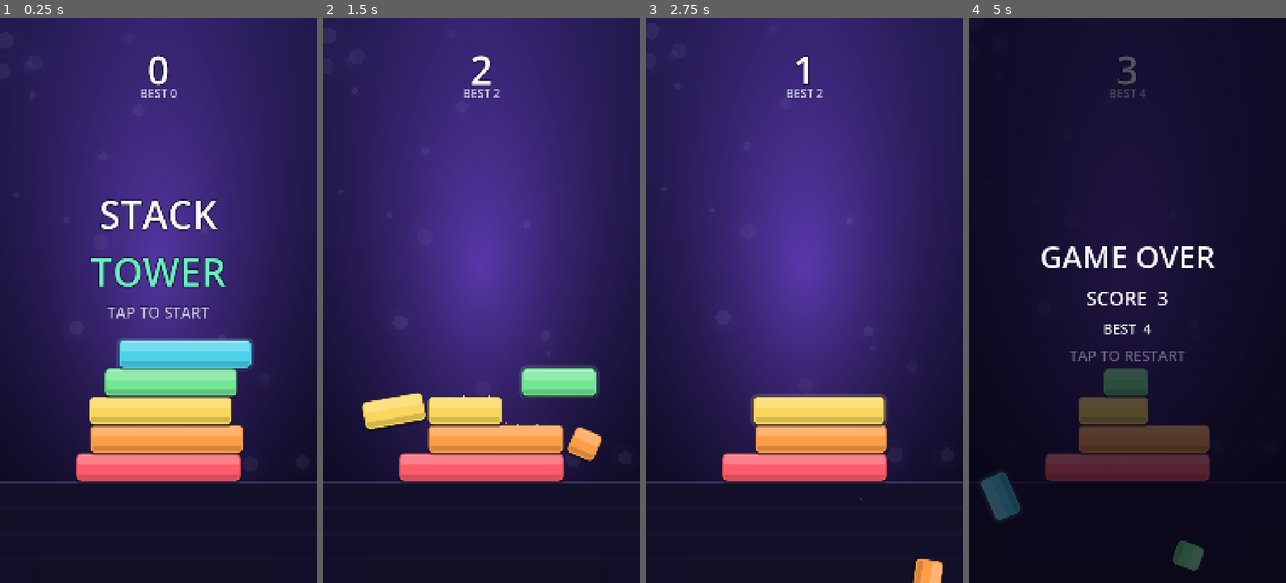
Above: before the commit, frames 1-4 (left to right).
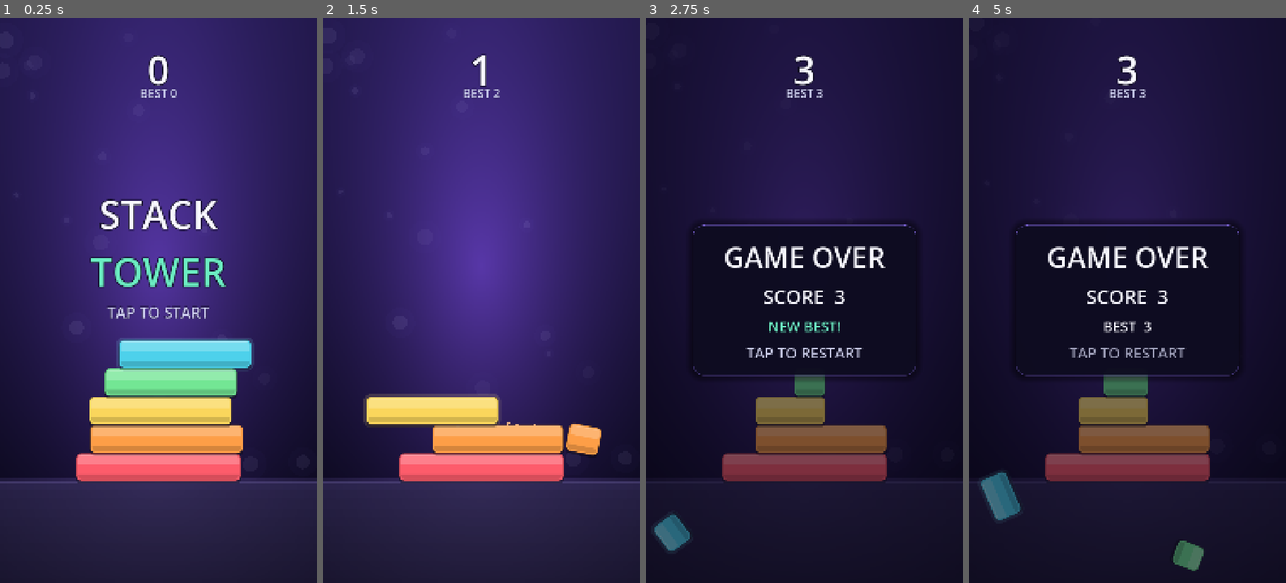
Above: after the commit, the same moments.

Repository: Xphinx-X/stack-tower
Game: Godot game, scene res://main.tscn
The game is run twice, just before and just after one commit, with the same random seed, the same clock (stepped at 60 frames per second) and the same inputs.
Inputs (mouse positions are in pixels of both pictures, inside the frame that each line leads up to):
- Up to frame 1 (0.25 s): no input
- Up to frame 2 (1.5 s): tap Enter at 0.5, 0.6, 1.25, 1.35 s; move the mouse to (551, 272) at 0.52 s; click (551, 272) at 0.67 s; tap Space at 0.77 s; move the mouse to (418, 328) at 1.27 s; click (418, 328) at 1.42 s
- Up to frame 3 (2.75 s): tap Space at 1.52 s; tap Enter at 2, 2.1 s; move the mouse to (836, 176) at 2.02 s; click (836, 176) at 2.17 s
- Up to frame 4 (5 s): tap Enter at 2.75, 2.85, 3.5, 3.6, 4.35 s; move the mouse to (1111, 413) at 2.77 s; click (1111, 413) at 2.92 s; tap Space at 3.02, 3.77, 4.52 s; move the mouse to (1222, 385) at 3.52 s; click (1222, 385) at 3.67 s; move the mouse to (1032, 215) at 4.27 s; click (1032, 215) at 4.42 s

The runs differ from the first frame. In frame 1, 8.3% of the frame differs, in the area x 0-100%, y 81-95%; in frame 2, 11%; in frame 3, 73%, in the area x 0-100%, y 0-100%; in frame 4, 13%.

Commit message:
Polish visuals and make the first tap fair
- Game over now sits on a dark rounded card, so it stays readable over the
  tower; the screen dim moved to its own layer so the HUD text stays bright.
- Ground glow is a soft radial gradient instead of a hard-edged cone.
- Tap hints keep a 0.56..1.0 alpha pulse instead of fading to near-invisible.
- Tapping to start no longer insta-drops the first block at a random spot:
  the run begins and the player aims the first drop.
- CI stamps version/code (1000 + run number) and version/name (from the tag)
  so each build installs over the previous one.
- Added tests/screenshot.tscn, a dev harness that renders the game under a
  display and writes PNGs; README got screenshots and updated docs.

Diff:
--- a/scripts/game.gd
+++ b/scripts/game.gd
@@ -244,8 +244,9 @@
 
 	match state:
 		State.READY:
+			# Start the run without dropping: the first block is aimed by the
+			# player instead of landing wherever the title screen left it.
 			begin_play()
-			drop_block()
 		State.PLAYING:
 			drop_block()
 		State.GAMEOVER:
--- a/scripts/ground.gd
+++ b/scripts/ground.gd
@@ -4,33 +4,49 @@
 
 var width := 1080.0
 var depth := 600.0
-var body_color := Color(0.055, 0.05, 0.13)
-var edge_color := Color(0.45, 0.35, 0.75)
+var top_color := Color(0.10, 0.085, 0.20)
+var bottom_color := Color(0.012, 0.012, 0.04)
+
+var _glow: GradientTexture2D
 
 func setup(p_width: float, p_depth: float) -> void:
 	width = p_width
 	depth = p_depth
+	_glow = _make_glow()
 	queue_redraw()
 
 func _draw() -> void:
 	var half := width * 0.5
 
-	# Main slab.
-	draw_rect(Rect2(-half, 0.0, width, depth), body_color)
+	# Vertical gradient slab: picked up by the tower light at the top and
+	# melting into the background further down.
+	var steps := 32
+	var band := depth / float(steps)
+	for i in steps:
+		var t := float(i) / float(steps)
+		var c := top_color.lerp(bottom_color, pow(t, 0.55))
+		draw_rect(Rect2(-half, float(i) * band, width, band + 1.0), c)
 
-	# Light spilling from the tower base into the slab.
-	for i in 10:
-		var t := float(i) / 10.0
-		var a := 0.055 * (1.0 - t)
-		draw_rect(Rect2(-half, t * depth * 0.9, width, depth * 0.1), Color(edge_color.r, edge_color.g, edge_color.b, a))
+	# Soft elliptical glow spilling out of the tower base. Drawn from a radial
+	# gradient so there are no hard edges.
+	if _glow != null:
+		var cone_w := width * 1.1
+		var cone_h := depth * 0.9
+		draw_texture_rect(_glow, Rect2(-cone_w * 0.5, -8.0, cone_w, cone_h), false)
 
-	# Glowing lip.
-	draw_rect(Rect2(-half, 0.0, width, 4.0), Color(0.75, 0.66, 1.0, 0.22))
-	draw_rect(Rect2(-half, 0.0, width, 2.0), Color(1.0, 0.98, 1.0, 0.13))
+	# Glowing lip along the very top.
+	draw_rect(Rect2(-half, 0.0, width, 4.0), Color(0.70, 0.62, 1.0, 0.16))
+	draw_rect(Rect2(-half, 0.0, width, 1.5), Color(1.0, 1.0, 1.0, 0.16))
 
-	# Fade the sides so the slab melts into the background.
-	var fade_w := width * 0.12
-	for i in 8:
-		var a := 0.06 * (1.0 - float(i) / 8.0)
-		draw_rect(Rect2(-half + float(i) * (fade_w / 8.0), 0.0, fade_w / 8.0, depth), Color(body_color.r, body_color.g, body_color.b, a))
-		draw_rect(Rect2(half - float(i + 1) * (fade_w / 8.0), 0.0, fade_w / 8.0, depth), Color(body_color.r, body_color.g, body_color.b, a))
+func _make_glow() -> GradientTexture2D:
+	var gradient := Gradient.new()
+	gradient.set_color(0, Color(0.66, 0.54, 1.0, 0.20))
+	gradient.set_color(1, Color(0.66, 0.54, 1.0, 0.0))
+	var tex := GradientTexture2D.new()
+	tex.gradient = gradient
+	tex.fill = GradientTexture2D.FILL_RADIAL
+	tex.fill_from = Vector2(0.5, 0.0)
+	tex.fill_to = Vector2(0.5, 1.0)
+	tex.width = 128
+	tex.height = 128
+	return tex
--- a/scripts/hud.gd
+++ b/scripts/hud.gd
@@ -6,7 +6,7 @@
 const TEXT := Color(0.97, 0.97, 1.0)
 const OUTLINE := Color(0.04, 0.03, 0.10, 0.85)
 const ACCENT := Color(0.42, 0.93, 0.76)
-const DIM := Color(0.03, 0.02, 0.08, 0.68)
+const DIM := Color(0.03, 0.02, 0.08, 0.52)
 
 var _vs := Vector2(1080.0, 1920.0)
 var _s := 1.0
@@ -18,11 +18,14 @@
 var _title_tap: Label
 
 var _over_root: Control
+var _card: PanelContainer
 var _over_score: Label
 var _over_best: Label
 var _over_tap: Label
 
 var _flash: ColorRect
+var _dim_layer: CanvasLayer
+var _dim: ColorRect
 
 var _t := 0.0
 
@@ -32,7 +35,7 @@
 
 func _process(delta: float) -> void:
 	_t += delta
-	var pulse := 0.55 + 0.45 * sin(_t * 3.2)
+	var pulse := 0.78 + 0.22 * sin(_t * 3.2)
 	if is_instance_valid(_title_tap):
 		_title_tap.modulate.a = pulse
 	if is_instance_valid(_over_tap):
@@ -78,11 +81,16 @@
 	_over_best.add_theme_color_override("font_color", ACCENT if is_new_best else TEXT)
 	_over_root.visible = true
 	_over_root.modulate.a = 0.0
-	var tween := create_tween()
+	_dim_layer.visible = true
+	_dim.color = Color(DIM.r, DIM.g, DIM.b, 0.0)
+	var tween := create_tween()
+	tween.set_parallel(true)
 	tween.tween_property(_over_root, "modulate:a", 1.0, 0.22)
+	tween.tween_property(_dim, "color:a", DIM.a, 0.22)
 
 func hide_game_over() -> void:
 	_over_root.visible = false
+	_dim_layer.visible = false
 
 func flash(color: Color, peak: float) -> void:
 	_flash.color = Color(color.r, color.g, color.b, peak)
@@ -103,6 +111,17 @@
 # ------------------------------------------------------------------ internals
 
 func _build() -> void:
+	_dim_layer = CanvasLayer.new()
+	_dim_layer.layer = layer - 1
+	_dim_layer.visible = false
+	add_child(_dim_layer)
+
+	_dim = ColorRect.new()
+	_dim.set_anchors_and_offsets_preset(Control.PRESET_FULL_RECT)
+	_dim.color = Color(DIM.r, DIM.g, DIM.b, 0.0)
+	_dim.mouse_filter = Control.MOUSE_FILTER_IGNORE
+	_dim_layer.add_child(_dim)
+
 	_score = _make_label("0", 132, TEXT)
 	_score.set_anchors_and_offsets_preset(Control.PRESET_TOP_WIDE)
 	add_child(_score)
@@ -133,23 +152,40 @@
 	_over_root.visible = false
 	add_child(_over_root)
 
-	var dim := ColorRect.new()
-	dim.color = DIM
-	dim.set_anchors_and_offsets_preset(Control.PRESET_FULL_RECT)
-	dim.mouse_filter = Control.MOUSE_FILTER_IGNORE
-	_over_root.add_child(dim)
-
 	var over_center := CenterContainer.new()
 	over_center.set_anchors_and_offsets_preset(Control.PRESET_FULL_RECT)
 	over_center.mouse_filter = Control.MOUSE_FILTER_IGNORE
 	_over_root.add_child(over_center)
 
+	# A dark card keeps the panel readable no matter what is behind it.
+	_card = PanelContainer.new()
+	_card.mouse_filter = Control.MOUSE_FILTER_IGNORE
+	var card_style := StyleBoxFlat.new()
+	card_style.bg_color = Color(0.055, 0.048, 0.13, 0.94)
+	card_style.corner_radius_top_left = 36
+	card_style.corner_radius_top_right = 36
+	card_style.corner_radius_bottom_left = 36
+	card_style.corner_radius_bottom_right = 36
+	card_style.border_width_left = 2
+	card_style.border_width_right = 2
+	card_style.border_width_top = 2
+	card_style.border_width_bottom = 2
+	card_style.border_color = Color(0.58, 0.47, 1.0, 0.38)
+	card_style.content_margin_left = 48
+	card_style.content_margin_right = 48
+	card_style.content_margin_top = 44
+	card_style.content_margin_bottom = 44
+	card_style.shadow_color = Color(0.0, 0.0, 0.0, 0.5)
+	card_style.shadow_size = 26
+	_card.add_theme_stylebox_override("panel", card_style)
+	over_center.add_child(_card)
+
 	var over_box := VBoxContainer.new()
 	over_box.alignment = BoxContainer.ALIGNMENT_CENTER
-	over_box.add_theme_constant_override("separation", 24)
-	over_center.add_child(over_box)
-
-	over_box.add_child(_make_label("GAME OVER", 104, TEXT))
+	over_box.add_theme_constant_override("separation", 22)
+	_card.add_child(over_box)
+
+	over_box.add_child(_make_label("GAME OVER", 96, TEXT))
 	_over_score = _make_label("SCORE  0", 66, TEXT)
 	over_box.add_child(_over_score)
 	_over_best = _make_label("BEST  0", 48, Color(0.82, 0.83, 0.95))
@@ -191,6 +227,9 @@
 	_best.offset_top = _score.offset_bottom - int(16 * _s)
 	_best.offset_bottom = _best.offset_top + int(56 * _s)
 
+	if _card != null:
+		_card.custom_minimum_size = Vector2(760.0 * _s, 0.0)
+
 func _collect_labels(node: Node, out: Array[Label]) -> void:
 	for child in node.get_children():
 		if child is Label:
--- /dev/null
+++ b/tests/screenshot.gd
@@ -0,0 +1,70 @@
+extends Node
+
+## Dev helper: runs the real game under a display and saves PNG screenshots.
+##
+##   xvfb-run -a godot --path . --rendering-driver opengl3 --resolution 1080x1920 \
+##     res://tests/screenshot.tscn
+##
+## Output goes to $SHOT_DIR (default /tmp/opencode).
+
+const OUT_DIR := "/tmp/opencode"
+
+var _dir := OUT_DIR
+
+func _ready() -> void:
+	var env_dir := OS.get_environment("SHOT_DIR")
+	if not env_dir.is_empty():
+		_dir = env_dir
+
+	var game = load("res://main.tscn").instantiate()
+	add_child(game)
+	await _wait(8)
+	await _shot("title")
+
+	game.begin_play()
+	# A mix of perfect drops and small slices so the tower keeps some width.
+	for offset in [2.0, -22.0, 30.0, 2.0, -18.0, 24.0, 2.0, -20.0]:
+		if game.moving == null:
+			break
+		var prev = game.blocks[game.blocks.size() - 1]
+		game.moving.position.x = prev.position.x + offset
+		game.drop_block()
+		await _wait(5)
+	await _wait(6)
+	await _shot("playing")
+
+	if game.moving != null:
+		var prev = game.blocks[game.blocks.size() - 1]
+		game.moving.position.x = prev.position.x + 2.0
+		game.drop_block()
+		await _wait(1)
+		await _shot("perfect")
+
+	if game.moving != null:
+		var prev = game.blocks[game.blocks.size() - 1]
+		game.moving.position.x = prev.position.x + 55.0
+		await _wait(2)
+		await _shot("aiming")
+		game.drop_block()
+		await _wait(3)
+		await _shot("cut")
+
+	if game.moving != null:
+		game.moving.position.x = 9000.0
+		game.drop_block()
+		await _wait(24)
+		await _shot("gameover")
+
+	print("screenshots written to ", _dir)
+	get_tree().quit(0)
+
+func _wait(frames: int) -> void:
+	for i in frames:
+		await get_tree().process_frame
+
+func _shot(tag: String) -> void:
+	await RenderingServer.frame_post_draw
+	var img := get_viewport().get_texture().get_image()
+	var path := _dir.path_join("shot_%s.png" % tag)
+	var err := img.save_png(path)
+	print("saved %s (%s) err=%d" % [path, img.get_size(), err])
--- /dev/null
+++ b/tests/screenshot.tscn
@@ -0,0 +1,6 @@
+[gd_scene load_steps=2 format=3]
+
+[ext_resource type="Script" path="res://tests/screenshot.gd" id="1_shot"]
+
+[node name="Screenshot" type="Node"]
+script = ExtResource("1_shot")
Binary file added: docs/screenshot-gameover.png
Binary file added: docs/screenshot-playing.png
Binary file added: docs/screenshot-title.png
